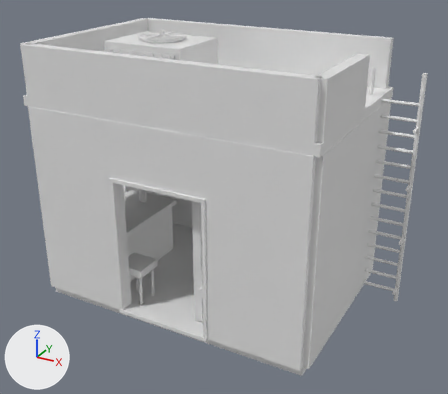
A saved change to the OBJ model verdant-exchange-r1/Assets/northern-service-annex-roof.obj.
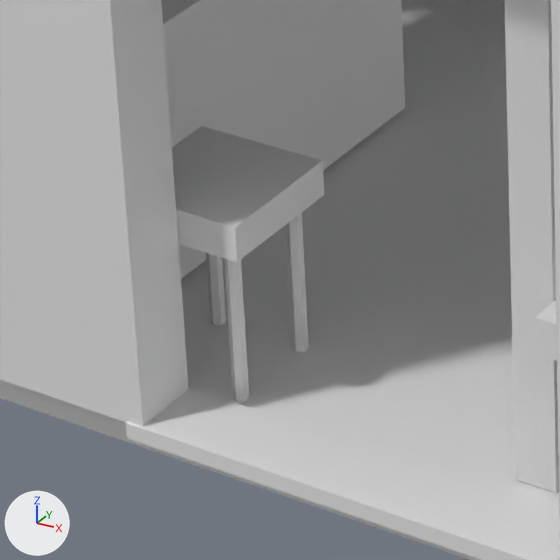
Each version appears first whole from a 50 mm lens placed at (4.62, -8.06, 5.72), pointed at (0.28, -0.16, 1.77), and next in a close-up on the part from 21% to 45% of the width and 58% to 85% of the height. Every picture has the same lights, and +X, +Y and +Z are marked at lower left. The older version's two pictures come first. Where no turn or scale is listed for an object, it has been applied to the vertices.

Objects in the first close-up: 'northern-service-annex-roof'.
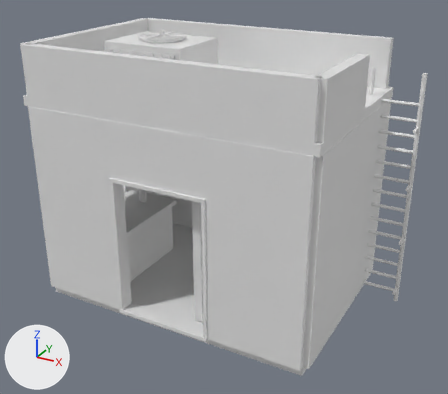
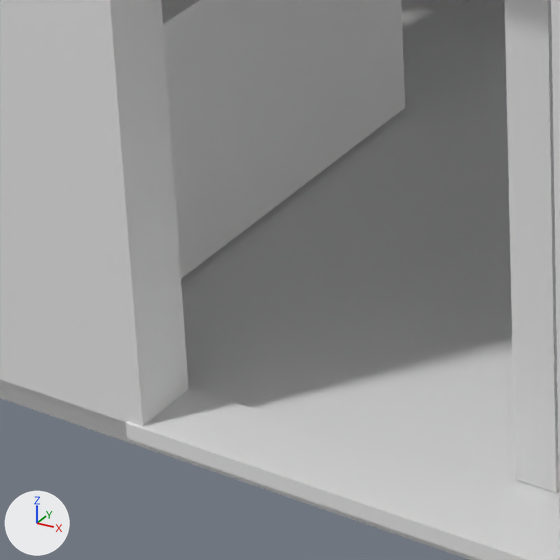
Boxes (x1, y1, x2, y2) around the edits, measured in the close-ups (560 x 560 px):
part 1 of me_northern_service_annex_roof, deleted
    before: (172, 126, 557, 401)

Diff of the bpy script that builds the scene:
```diff
--- a/verdant-exchange-r1/Assets/northern-service-annex-roof.obj.py
+++ b/verdant-exchange-r1/Assets/northern-service-annex-roof.obj.py
@@ me_northern_service_annex_roof @@
 # used by ob_northern_service_annex_roof; location = (0.0, 0.0, 0.0)
-me_northern_service_annex_roof.from_pydata(...)  # 1767 vertices, 2884 faces; spans x -2.42..2.93, y -1.62..1.63, z 0.0..4.25
+me_northern_service_annex_roof.from_pydata(...)  # 1639 vertices, 2668 faces; spans x -2.42..2.93, y -1.62..1.63, z 0.0..4.25
+# me_northern_service_annex_roof part 1: 10 loose pieces with 128 vertices, spanning x -0.98..0.98, y -1.38..-0.92, z 0.15..0.81, are deleted
+# other edits to the shape of me_northern_service_annex_roof do not show in these pictures
```
